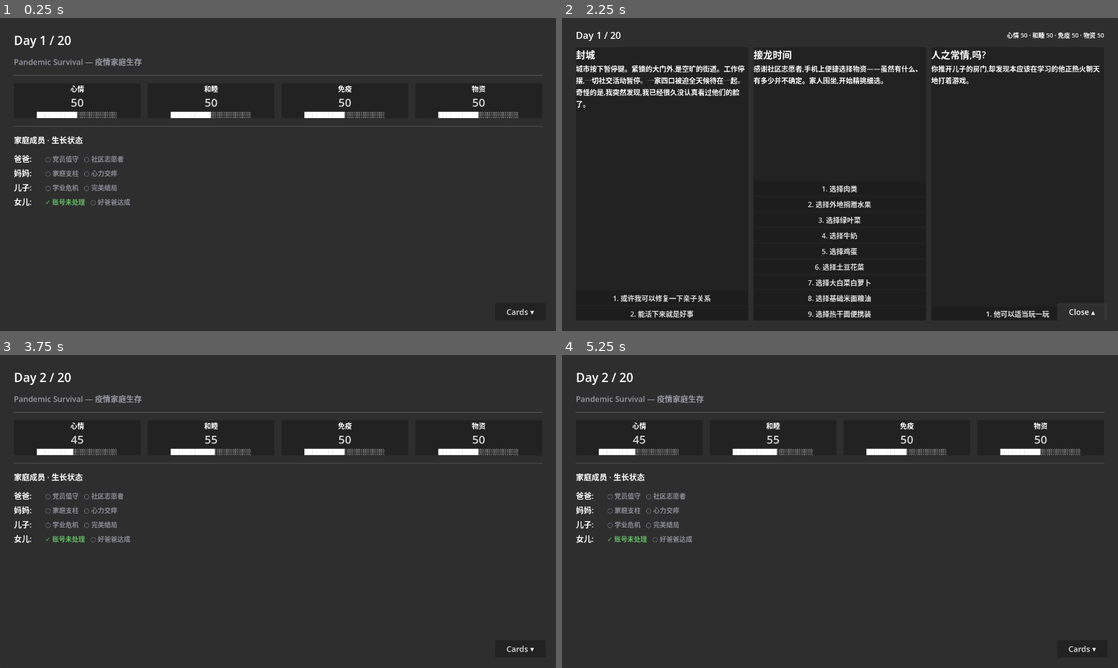
Above: before the commit, frames 1-4 (two rows, left to right).
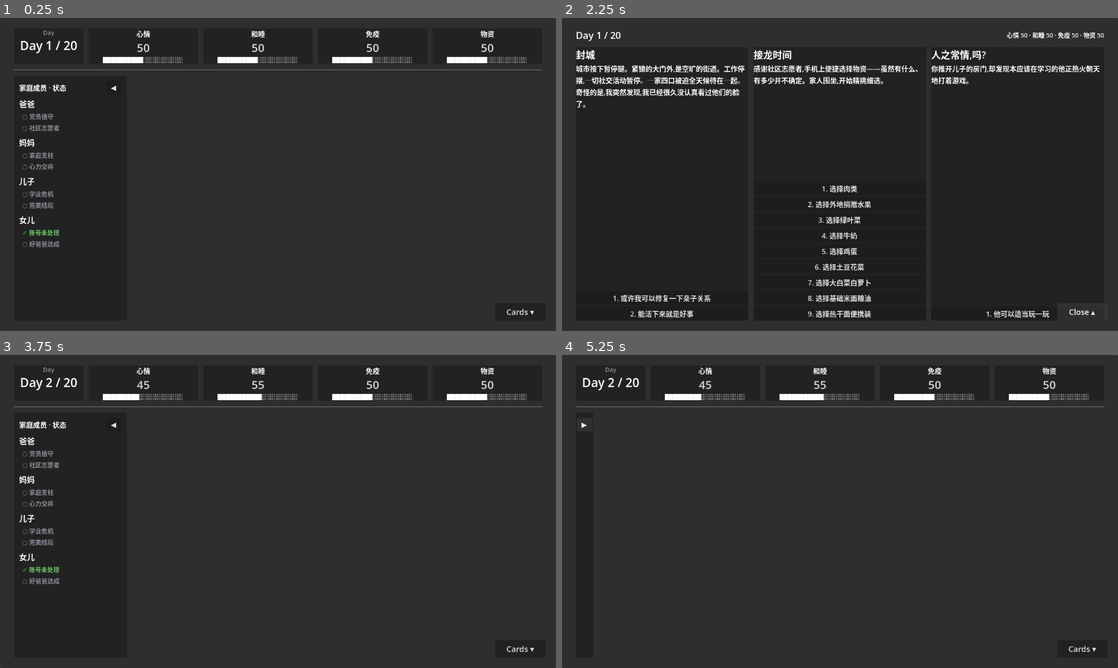
Above: after the commit, the same moments.

Repository: edudong999/GGJ
Game: Godot game, scene res://scenes/Main.tscn
The game is run twice, just before and just after one commit, with the same random seed, the same clock (stepped at 60 frames per second) and the same inputs.
Inputs (mouse positions are in pixels of both pictures, inside the frame that each line leads up to):
- Up to frame 1 (0.25 s): no input
- Up to frame 2 (2.25 s): click (673, 86) at 0.5 s, where only the run after the commit has a clickable "◀"; click (584, 86) at 1.25 s, where only the run after the commit has a clickable "▶"; click "Cards ▾" at 2 s
- Up to frame 3 (3.75 s): click "1. 或许我可以修复一下亲子关系" at 2.75 s; click "继续 →" at 3.5 s
- Up to frame 4 (5.25 s): click "Cards ▾" at 4.25 s; click (673, 423) at 5 s, where only the run after the commit has a clickable "◀"

The runs differ from the first frame. In frame 1, 4.9% of the frame differs, in the area x 2-98%, y 4-74%; in frame 2, nothing differs; in frame 3, 4.9%; in frame 4, 4.1%.

Commit message:
UI: combine Day + attributes in a top row; move family status to collapsible sidebar
Top bar now shows Day on the left next to the four attribute columns.
Family member growth flags live in a left-side sidebar with a ◀/▶ toggle
that collapses to a thin strip. Right area left as empty content canvas
for future use.

Co-Authored-By: Claude Opus 4.7 <noreply@anthropic.com>

Diff:
--- a/scenes/Main.tscn
+++ b/scenes/Main.tscn
@@ -27,43 +27,98 @@
 grow_horizontal = 2
 grow_vertical = 2
 theme_override_constants/margin_left = 32
-theme_override_constants/margin_top = 32
+theme_override_constants/margin_top = 24
 theme_override_constants/margin_right = 32
-theme_override_constants/margin_bottom = 32
+theme_override_constants/margin_bottom = 24
 
 [node name="VBox" type="VBoxContainer" parent="MainScene/Margin"]
 layout_mode = 2
-theme_override_constants/separation = 16
-
-[node name="DayLabel" type="Label" parent="MainScene/Margin/VBox"]
-layout_mode = 2
-text = "Day 1 / 20"
+theme_override_constants/separation = 12
+
+[node name="TopBar" type="HBoxContainer" parent="MainScene/Margin/VBox"]
+layout_mode = 2
+theme_override_constants/separation = 12
+
+[node name="DayCell" type="PanelContainer" parent="MainScene/Margin/VBox/TopBar"]
+custom_minimum_size = Vector2(160, 0)
+layout_mode = 2
+
+[node name="VBox" type="VBoxContainer" parent="MainScene/Margin/VBox/TopBar/DayCell"]
+layout_mode = 2
+theme_override_constants/separation = 0
+
+[node name="DayTitle" type="Label" parent="MainScene/Margin/VBox/TopBar/DayCell/VBox"]
+layout_mode = 2
+text = "Day"
+horizontal_alignment = 1
+theme_override_font_sizes/font_size = 14
+theme_override_colors/font_color = Color(0.55, 0.55, 0.6, 1)
+
+[node name="DayValue" type="Label" parent="MainScene/Margin/VBox/TopBar/DayCell/VBox"]
+layout_mode = 2
+text = "1 / 20"
+horizontal_alignment = 1
 theme_override_font_sizes/font_size = 28
 
-[node name="GameTitle" type="Label" parent="MainScene/Margin/VBox"]
-layout_mode = 2
-text = "Pandemic Survival — 疫情家庭生存"
-theme_override_font_sizes/font_size = 18
-theme_override_colors/font_color = Color(0.6, 0.6, 0.65, 1)
-
-[node name="HSep1" type="HSeparator" parent="MainScene/Margin/VBox"]
-layout_mode = 2
-
-[node name="AttrRow" type="HBoxContainer" parent="MainScene/Margin/VBox"]
-layout_mode = 2
-theme_override_constants/separation = 16
-
-[node name="HSep2" type="HSeparator" parent="MainScene/Margin/VBox"]
-layout_mode = 2
-
-[node name="FamilyLabel" type="Label" parent="MainScene/Margin/VBox"]
-layout_mode = 2
-text = "家庭成员 · 生长状态"
-theme_override_font_sizes/font_size = 18
-
-[node name="FamilyStatus" type="VBoxContainer" parent="MainScene/Margin/VBox"]
+[node name="AttrRow" type="HBoxContainer" parent="MainScene/Margin/VBox/TopBar"]
+layout_mode = 2
+size_flags_horizontal = 3
+theme_override_constants/separation = 12
+
+[node name="HSep" type="HSeparator" parent="MainScene/Margin/VBox"]
+layout_mode = 2
+
+[node name="Body" type="HBoxContainer" parent="MainScene/Margin/VBox"]
+layout_mode = 2
+size_flags_vertical = 3
+theme_override_constants/separation = 12
+
+[node name="Sidebar" type="Panel" parent="MainScene/Margin/VBox/Body"]
+layout_mode = 2
+custom_minimum_size = Vector2(260, 0)
+size_flags_vertical = 3
+
+[node name="Margin" type="MarginContainer" parent="MainScene/Margin/VBox/Body/Sidebar"]
+layout_mode = 1
+anchors_preset = 15
+anchor_right = 1.0
+anchor_bottom = 1.0
+grow_horizontal = 2
+grow_vertical = 2
+theme_override_constants/margin_left = 12
+theme_override_constants/margin_top = 12
+theme_override_constants/margin_right = 12
+theme_override_constants/margin_bottom = 12
+
+[node name="VBox" type="VBoxContainer" parent="MainScene/Margin/VBox/Body/Sidebar/Margin"]
+layout_mode = 2
+theme_override_constants/separation = 8
+
+[node name="Header" type="HBoxContainer" parent="MainScene/Margin/VBox/Body/Sidebar/Margin/VBox"]
 layout_mode = 2
 theme_override_constants/separation = 6
+
+[node name="Title" type="Label" parent="MainScene/Margin/VBox/Body/Sidebar/Margin/VBox/Header"]
+layout_mode = 2
+size_flags_horizontal = 3
+text = "家庭成员 · 状态"
+theme_override_font_sizes/font_size = 16
+
+[node name="ToggleBtn" type="Button" parent="MainScene/Margin/VBox/Body/Sidebar/Margin/VBox/Header"]
+layout_mode = 2
+custom_minimum_size = Vector2(36, 0)
+text = "◀"
+theme_override_font_sizes/font_size = 16
+
+[node name="SidebarBody" type="VBoxContainer" parent="MainScene/Margin/VBox/Body/Sidebar/Margin/VBox"]
+layout_mode = 2
+size_flags_vertical = 3
+theme_override_constants/separation = 10
+
+[node name="Content" type="Control" parent="MainScene/Margin/VBox/Body"]
+layout_mode = 2
+size_flags_horizontal = 3
+size_flags_vertical = 3
 
 [node name="CardList" type="Panel" parent="."]
 visible = false
--- a/scripts/Main.gd
+++ b/scripts/Main.gd
@@ -2,11 +2,17 @@
 
 const EVENTS_PER_ROUND: int = 3
 const ATTRS: Array = ["mood", "harmony", "immunity", "supplies"]
+const SIDEBAR_EXPANDED_WIDTH: int = 260
+const SIDEBAR_COLLAPSED_WIDTH: int = 40
 
 @onready var main_scene: Panel = $MainScene
-@onready var day_label: Label = $MainScene/Margin/VBox/DayLabel
-@onready var family_status_box: VBoxContainer = $MainScene/Margin/VBox/FamilyStatus
-@onready var attr_row: HBoxContainer = $MainScene/Margin/VBox/AttrRow
+@onready var day_value_label: Label = $MainScene/Margin/VBox/TopBar/DayCell/VBox/DayValue
+@onready var attr_row: HBoxContainer = $MainScene/Margin/VBox/TopBar/AttrRow
+
+@onready var sidebar: Panel = $MainScene/Margin/VBox/Body/Sidebar
+@onready var sidebar_title: Label = $MainScene/Margin/VBox/Body/Sidebar/Margin/VBox/Header/Title
+@onready var sidebar_body: VBoxContainer = $MainScene/Margin/VBox/Body/Sidebar/Margin/VBox/SidebarBody
+@onready var sidebar_toggle_btn: Button = $MainScene/Margin/VBox/Body/Sidebar/Margin/VBox/Header/ToggleBtn
 
 @onready var card_list: Panel = $CardList
 @onready var card_list_day_label: Label = $CardList/Margin/VBox/TopBar/DayLabel
@@ -31,6 +37,7 @@
 
 var event_panels: Array = []
 var cards_open: bool = false
+var sidebar_collapsed: bool = false
 
 
 func _ready() -> void:
@@ -38,6 +45,7 @@
 	restart_button.pressed.connect(_on_restart_pressed)
 	collapse_button.pressed.connect(_on_collapse_ending)
 	end_badge.pressed.connect(_on_show_ending)
+	sidebar_toggle_btn.pressed.connect(_on_sidebar_toggle)
 	card_button.pressed.connect(_on_card_button_pressed)
 	GameState.start_new_game()
 	_build_event_panels()
@@ -78,7 +86,7 @@
 # ─────────────── 主场景渲染 ───────────────
 
 func _refresh_main_scene() -> void:
-	day_label.text = "Day %d / %d" % [GameState.day, GameState.MAX_DAYS]
+	day_value_label.text = "Day %d / %d" % [GameState.day, GameState.MAX_DAYS]
 	card_list_day_label.text = "Day %d / %d" % [GameState.day, GameState.MAX_DAYS]
 	card_list_attr_label.text = "心情 %d · 和睦 %d · 免疫 %d · 物资 %d" % [
 		GameState.mood, GameState.harmony, GameState.immunity, GameState.supplies,
@@ -88,34 +96,34 @@
 
 
 func _render_family_status() -> void:
-	for child in family_status_box.get_children():
+	for child in sidebar_body.get_children():
 		child.queue_free()
 	var status: Dictionary = GameState.get_family_status()
 	for member_name in ["爸爸", "妈妈", "儿子", "女儿"]:
-		var hbox := HBoxContainer.new()
-		hbox.add_theme_constant_override("separation", 12)
+		var member_box := VBoxContainer.new()
+		member_box.add_theme_constant_override("separation", 4)
+
 		var name_label := Label.new()
-		name_label.text = member_name + ":"
+		name_label.text = member_name
 		name_label.add_theme_font_size_override("font_size", 18)
-		name_label.custom_minimum_size = Vector2(60, 0)
-		hbox.add_child(name_label)
+		member_box.add_child(name_label)
 
 		var items: Array = status.get(member_name, [])
 		if items.is_empty():
 			var placeholder := Label.new()
-			placeholder.text = "(无标记)"
-			placeholder.add_theme_font_size_override("font_size", 15)
+			placeholder.text = "  (无标记)"
+			placeholder.add_theme_font_size_override("font_size", 14)
 			placeholder.add_theme_color_override("font_color", Color(0.55, 0.55, 0.6, 1))
-			hbox.add_child(placeholder)
+			member_box.add_child(placeholder)
 		else:
 			for it in items:
 				var tag := Label.new()
-				tag.text = ("✓ " if it["on"] else "○ ") + it["label"]
-				tag.add_theme_font_size_override("font_size", 15)
+				tag.text = ("  ✓ " if it["on"] else "  ○ ") + it["label"]
+				tag.add_theme_font_size_override("font_size", 14)
 				tag.add_theme_color_override("font_color",
 					Color(0.4, 0.75, 0.4, 1) if it["on"] else Color(0.55, 0.55, 0.6, 1))
-				hbox.add_child(tag)
-		family_status_box.add_child(hbox)
+				member_box.add_child(tag)
+		sidebar_body.add_child(member_box)
 
 
 func _render_attributes() -> void:
@@ -158,6 +166,22 @@
 	if value <= 40: return Color(0.85, 0.7, 0.4)
 	if value <= 70: return Color(0.85, 0.85, 0.85)
 	return Color(0.5, 0.85, 0.55)
+
+
+# ─────────────── 侧边栏 ───────────────
+
+func _on_sidebar_toggle() -> void:
+	sidebar_collapsed = not sidebar_collapsed
+	if sidebar_collapsed:
+		sidebar.custom_minimum_size = Vector2(SIDEBAR_COLLAPSED_WIDTH, 0)
+		sidebar_body.visible = false
+		sidebar_title.visible = false
+		sidebar_toggle_btn.text = "▶"
+	else:
+		sidebar.custom_minimum_size = Vector2(SIDEBAR_EXPANDED_WIDTH, 0)
+		sidebar_body.visible = true
+		sidebar_title.visible = true
+		sidebar_toggle_btn.text = "◀"
 
 
 # ─────────────── 卡牌展开/收起 ───────────────
